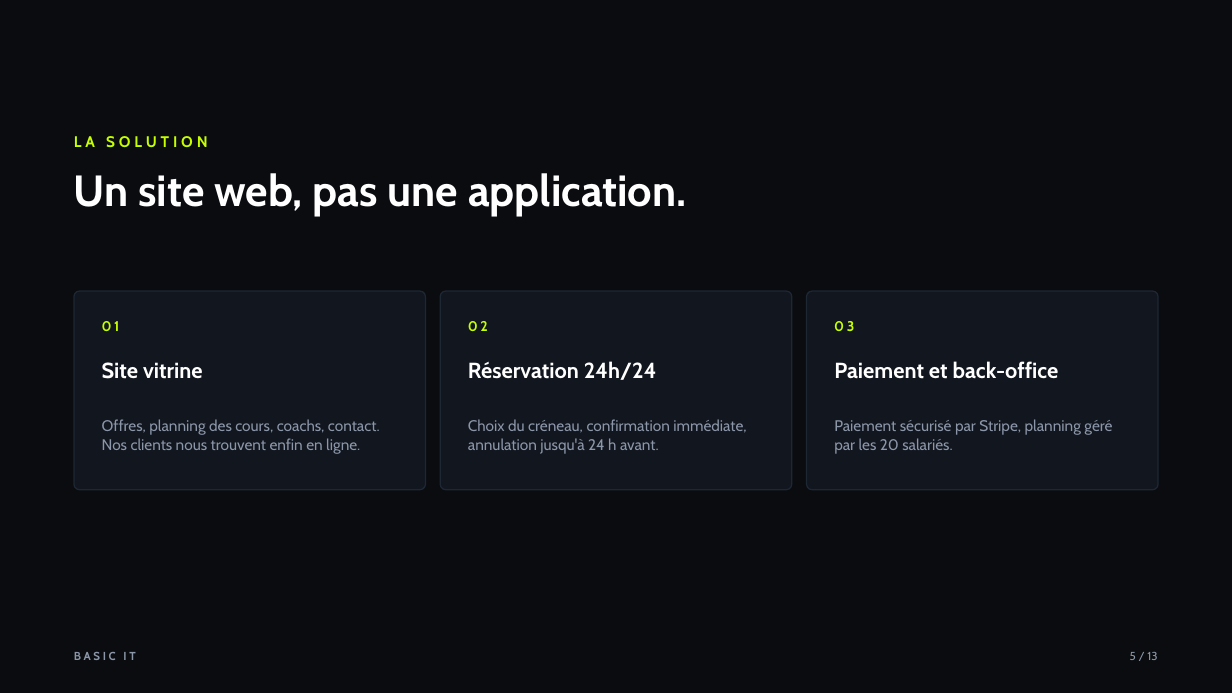
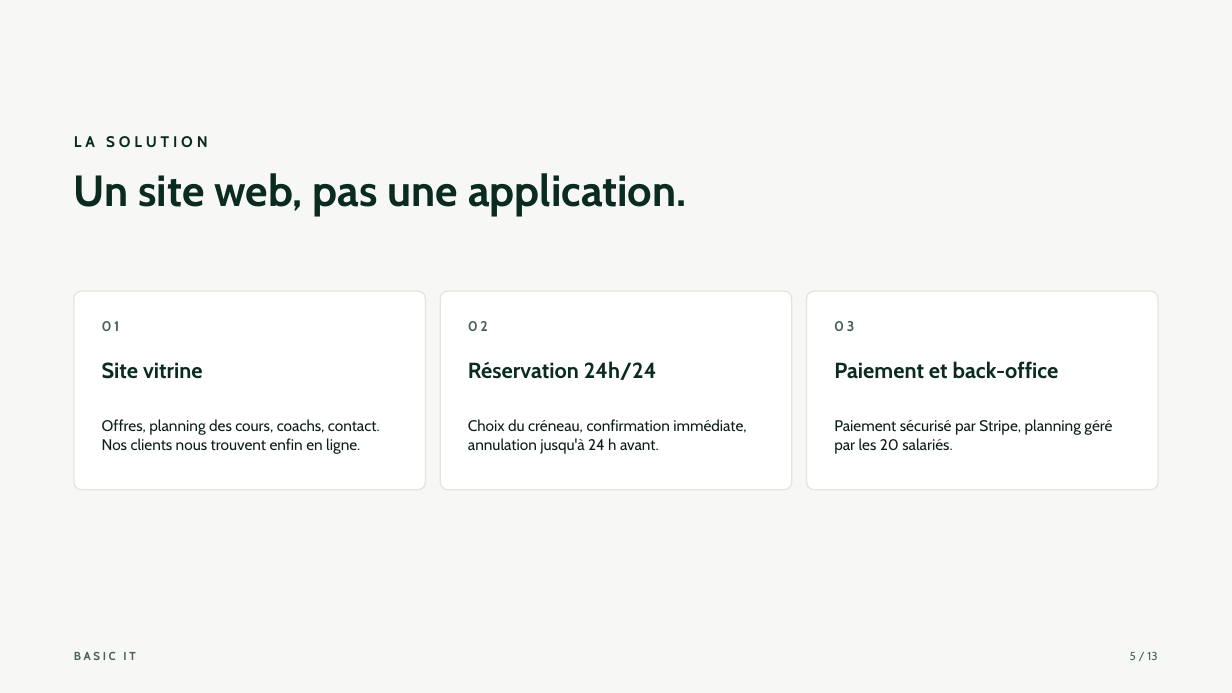
Before and after one commit to LucasDECEBAL/Basic-IT, a slide deck: slide 5 of docs/soutenance/Basic-IT-soutenance.pptx. Drawn at 1232x693 pixels with LibreOffice and Linux fonts; fonts in the diff are those of the drawing. Boxes give left, top, right and bottom in pixels: in the first picture for what was removed or moved away, otherwise in the second. Text is boxed around its words. In the diff, an @@ line names an element or a change of style, - is before the commit and + after.

Commit message:
style: palette du site (ecru, foret, sauge) sur le deck et le pptx

```diff
--- a/docs/soutenance/Basic-IT-soutenance.pptx
+++ b/docs/soutenance/Basic-IT-soutenance.pptx
@@ background #0A0C10 to #F7F8F5 @@
@@ text "LA SOLUTION" at (74, 136, 208, 148): text colour #C6FF00 to #0B2B20 @@
@@ fill #11161F to #FFFFFF; outline #1E2734 1 pt to #E3E5DC 1 pt; proportions changed in 3 elements at (74, 291, 425, 490), (440, 291, 791, 490), (807, 291, 1158, 490) @@
@@ text colour #C6FF00 to #4A6357 in 3 elements at (102, 321, 120, 331), (468, 321, 488, 331), (834, 321, 854, 331) @@
@@ text colour #FFFFFF to #0B2B20 in 4 elements at (74, 173, 686, 216), (102, 362, 203, 379), (468, 361, 657, 380), (834, 361, 1059, 379) @@
@@ text colour #8B96A8 to #0F1F18 in 3 elements at (102, 419, 380, 454), (468, 419, 746, 454), (834, 419, 1112, 454) @@
@@ text "BASIC IT" at (74, 652, 135, 660): text colour #8B96A8 to #4A6357 @@
@@ text "5 / 13" at (1130, 652, 1157, 660): text colour #8B96A8 to #4A6357 @@
```
Also in this commit, not shown: 12 other slides changed, 16 other files.
